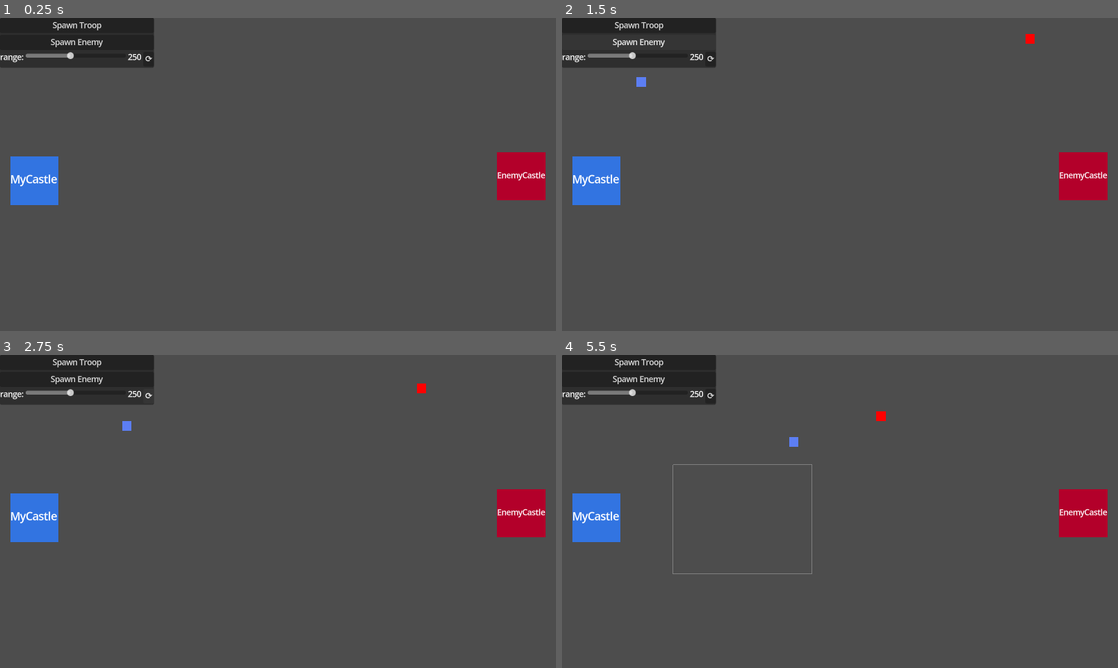
Above: before the commit, frames 1-4 (two rows, left to right).
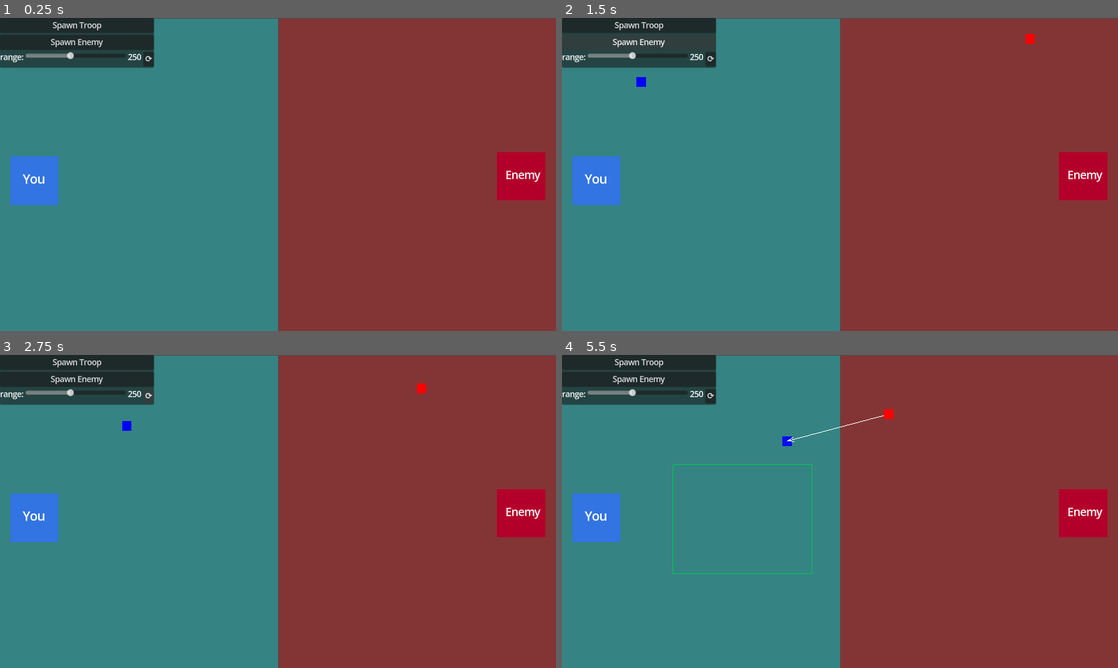
Above: after the commit, the same moments.

Repository: hpi-swa-lab/godot-pronto
Game: Godot game, scene res://prototypes/i4w1-jf-tower-defense/tower-defense.tscn
Same seed, same stepped clock (60 frames per second), same inputs: the game is played once before the commit and once after it. The project has no main scene, so this scene is started directly.
Inputs (mouse positions are in pixels of both pictures, inside the frame that each line leads up to):
- Up to frame 1 (0.25 s): no input
- Up to frame 2 (1.5 s): click "Spawn Troop" at 0.5 s; click "Spawn Enemy" at 1.25 s
- Up to frame 3 (2.75 s): click "⟳" at 2 s
- Up to frame 4 (5.5 s): tap Enter (ui_accept) at 2.75, 3.02 s; move the mouse to (962, 495) at 2.77 s; hold Right (ui_right) 2.78-3.5 s; tap J at 2.85 s; click (962, 495) at 2.92 s; drag from (728, 527) to (812, 574) at 3.52 s; move the mouse to (895, 442) at 4.27 s; hold Left (ui_left) 4.28-5 s; tap I at 4.35 s; click (895, 442) at 4.42 s; drag from (812, 574) to (673, 464) at 5.02 s

The runs differ from the first frame. In frame 1, 93% of the frame differs, in the area x 0-100%, y 0-100%; in frame 2, 93%; in frame 3, 93%; in frame 4, 93%.

Commit message:
add attacking logic and arrows between fighting troops

Diff:
--- a/prototypes/i4w1-jf-tower-defense/Enemy.gd
+++ b/prototypes/i4w1-jf-tower-defense/Enemy.gd
@@ -1,25 +1,87 @@
 extends CharacterBody2D
 
 @export var speed = 50
+
 @export var health = 100
-@export var demage = 10
+var max_health: float
+
+@export var damage = 10
 @onready var nav_agent := $NavigationAgent2D as NavigationAgent2D
-@export var target: Node2D
+@export var target_location: Node2D
+@export var color: Color
+
+var dead_color: Color
+
+var last_target_position: Vector2
+
+var target: CharacterBody2D = null
+var attacker: CharacterBody2D = null
 
 func _physics_process(delta):
 	var dir = to_local(nav_agent.get_next_path_position()).normalized()
 	velocity = dir * speed
 	move_and_slide()
+	check_if_target_out_of_dist()
+	queue_redraw()
+	update_color()
+
+func update_color():
+	get_node("Placeholder").color = color.lerp(dead_color, 1 - (health / max_health))
+
+func _draw() -> void:
+	if target != null:
+		var target_pos = target.global_position - self.global_position
+		var clr = Color.WHITE
+		draw_line(Vector2.ZERO, target_pos, clr)
+		var head : Vector2 = -target_pos.normalized() * 15
+		draw_line(target_pos, target_pos + head.rotated(0.3), clr)
+		draw_line(target_pos, target_pos + head.rotated(-0.3), clr)
 
 func _ready():
-	if target:
-		set_move_target(target.global_position)
+	dead_color = Color(color.r, color.g, color.b, 0.0)
+	max_health = health
+	if target_location:
+		set_move_target(target_location.global_position)
+	else:
+		set_move_target(self.global_position)
+
+func reset_target():
+	target = null
+	resume_moving()
+
+func check_if_target_out_of_dist():
+	if target != null and self.global_position.distance_to(target.global_position) > G.at("range"):
+		reset_target()
+
+func die():
+	if attacker != null:
+		attacker.reset_target()
+	queue_free()
+
+func set_attacker(node: CharacterBody2D):
+	attacker = node
+	attacker.target = self
+	attacker.stop_moving()
+	stop_moving()
+
+func attacker_in_range(node: CharacterBody2D):
+	if node.target == null:
+		set_attacker(node)
+	if node.target == self:
+		apply_damage(attacker.damage)
+
+func apply_damage(amount: float):
+	print("take damage")
+	health = max(0, health - amount)
+	if health == 0:
+		die()
+
+func stop_moving():
+	nav_agent.target_position = self.global_position
+
+func resume_moving():
+	nav_agent.target_position = last_target_position
 
 func set_move_target(position: Vector2):
 	nav_agent.target_position = position
-
-func damage(amount: float):
-	print("take damage")
-	health = max(0, health - amount)
-	if health == 0:
-		queue_free()
+	last_target_position = position
--- a/prototypes/i4w1-jf-tower-defense/tower-defense.gd
+++ b/prototypes/i4w1-jf-tower-defense/tower-defense.gd
@@ -15,7 +15,8 @@
 				drag_start = event.position
 			else:
 				for item in selected:
-					item.set_move_target(event.position)
+					if item != null:
+						item.set_move_target(event.position)
 				selected = []
 		elif dragging:
 			dragging = false
@@ -39,7 +40,7 @@
 func _draw():
 	if dragging:
 		draw_rect(Rect2(drag_start, get_global_mouse_position() - drag_start),
-				Color(.5, .5, .5), false)
+				Color("03b100"), false)
 
 # Called when the node enters the scene tree for the first time.
 func _ready():
--- a/prototypes/i4w1-jf-tower-defense/tower-defense.tscn
+++ b/prototypes/i4w1-jf-tower-defense/tower-defense.tscn
@@ -70,7 +70,7 @@
 extends U
 @warning_ignore(\"unused_parameter\")
 func run(from, to):
-	return func(from, node): node.damage(from.get_parent().damage)
+	return func(from, node): node.attacker_in_range(from.get_parent())
 "
 
 [sub_resource type="Resource" id="Resource_kniyk"]
@@ -131,6 +131,86 @@
 deferred = false
 enabled = true
 
+[sub_resource type="GDScript" id="GDScript_bcrhr"]
+script/source = "@tool
+extends U
+@warning_ignore(\"unused_parameter\")
+func run(from, to):
+	return \"troop\"
+"
+
+[sub_resource type="Resource" id="Resource_s8ch6"]
+script = ExtResource("4_gmxrw")
+nested_script = SubResource("GDScript_bcrhr")
+argument_names = ["from", "to"]
+return_value = true
+
+[sub_resource type="GDScript" id="GDScript_j5up4"]
+script/source = "@tool
+extends U
+@warning_ignore(\"unused_parameter\")
+func run(from, to):
+	return func(from, node): node.attacker_in_range(from.get_parent())
+"
+
+[sub_resource type="Resource" id="Resource_lesna"]
+script = ExtResource("4_gmxrw")
+nested_script = SubResource("GDScript_j5up4")
+argument_names = ["from", "to"]
+return_value = true
+
+[sub_resource type="GDScript" id="GDScript_kv6wp"]
+script/source = "@tool
+extends U
+@warning_ignore(\"unused_parameter\")
+func run(from, to):
+	return get_parent().global_position
+"
+
+[sub_resource type="Resource" id="Resource_cls0h"]
+script = ExtResource("4_gmxrw")
+nested_script = SubResource("GDScript_kv6wp")
+argument_names = ["from", "to"]
+return_value = true
+
+[sub_resource type="GDScript" id="GDScript_o6bbw"]
+script/source = "@tool
+extends U
+@warning_ignore(\"unused_parameter\")
+func run(from, to):
+	return G.at(\"range\")
+"
+
+[sub_resource type="Resource" id="Resource_2m3kv"]
+script = ExtResource("4_gmxrw")
+nested_script = SubResource("GDScript_o6bbw")
+argument_names = ["from", "to"]
+return_value = true
+
+[sub_resource type="GDScript" id="GDScript_08htg"]
+script/source = "@tool
+extends U
+@warning_ignore(\"unused_parameter\")
+func run(from, to):
+	return true
+"
+
+[sub_resource type="Resource" id="Resource_lpf8q"]
+script = ExtResource("4_gmxrw")
+nested_script = SubResource("GDScript_08htg")
+argument_names = ["from", "to"]
+return_value = true
+
+[sub_resource type="Resource" id="Resource_hbtlc"]
+script = ExtResource("4_0nawf")
+signal_name = "elapsed"
+to = NodePath("../SceneRoot")
+invoke = "apply_within_dist"
+arguments = [SubResource("Resource_s8ch6"), SubResource("Resource_lesna"), SubResource("Resource_cls0h"), SubResource("Resource_2m3kv")]
+only_if = SubResource("Resource_lpf8q")
+deferred = false
+enabled = true
+
 [sub_resource type="GDScript" id="GDScript_in53g"]
 script/source = "@tool
 extends U
@@ -201,12 +281,28 @@
 [node name="Node2D" type="Node2D"]
 script = ExtResource("1_wa5o0")
 
+[node name="BlueField" type="Area2D" parent="."]
+position = Vector2(288, 326)
+
+[node name="Placeholder" type="Node2D" parent="BlueField"]
+script = ExtResource("1_5i2nd")
+color = Color(0, 1, 1, 0.305882)
+placeholder_size = Vector2(575, 650)
+
+[node name="BlueField2" type="Area2D" parent="."]
+position = Vector2(865, 326)
+
+[node name="Placeholder" type="Node2D" parent="BlueField2"]
+script = ExtResource("1_5i2nd")
+color = Color(1, 0, 0, 0.305882)
+placeholder_size = Vector2(575, 650)
+
 [node name="MyCastle" type="StaticBody2D" parent="."]
 position = Vector2(71, 337)
 
 [node name="Placeholder" type="Node2D" parent="MyCastle"]
 script = ExtResource("1_5i2nd")
-label = "MyCastle"
+label = "    You"
 color = Color(0.196078, 0.454902, 0.882353, 1)
 placeholder_size = Vector2(100, 100)
 
@@ -215,7 +311,7 @@
 
 [node name="Placeholder" type="Node2D" parent="EnemyCastle"]
 script = ExtResource("1_5i2nd")
-label = "EnemyCastle"
+label = "   Enemy"
 color = Color(0.701961, 0, 0.164706, 1)
 placeholder_size = Vector2(100, 100)
 
@@ -224,15 +320,16 @@
 script = ExtResource("2_2kynd")
 metadata/pronto_connections = [SubResource("Resource_u03uj")]
 
-[node name="Troop" type="CharacterBody2D" parent="Spawner" node_paths=PackedStringArray("target") groups=["selectable"]]
+[node name="Troop" type="CharacterBody2D" parent="Spawner" node_paths=PackedStringArray("target_location") groups=["selectable", "troop"]]
 position = Vector2(33, 40)
 script = ExtResource("5_lwmg1")
 speed = 80
-target = NodePath("../../EnemyCastle")
+target_location = NodePath("../../EnemyCastle")
+color = Color(0, 0, 1, 1)
 
 [node name="Placeholder" type="Node2D" parent="Spawner/Troop"]
 script = ExtResource("1_5i2nd")
-color = Color(0.360784, 0.494118, 0.952941, 1)
+color = Color(0, 0, 1, 1)
 
 [node name="NavigationAgent2D" type="NavigationAgent2D" parent="Spawner/Troop"]
 avoidance_enabled = true
@@ -255,11 +352,13 @@
 script = ExtResource("2_2kynd")
 metadata/pronto_connections = [SubResource("Resource_u03uj")]
 
-[node name="Enemy" type="CharacterBody2D" parent="EnemySpawner" node_paths=PackedStringArray("target") groups=["enemy"]]
+[node name="Enemy" type="CharacterBody2D" parent="EnemySpawner" node_paths=PackedStringArray("target_location") groups=["enemy", "selectable"]]
 position = Vector2(33, 40)
 script = ExtResource("5_lwmg1")
 speed = 80
-target = NodePath("../../MyCastle")
+health = 50
+target_location = NodePath("../../MyCastle")
+color = Color(1, 0, 0, 1)
 
 [node name="Placeholder" type="Node2D" parent="EnemySpawner/Enemy"]
 script = ExtResource("1_5i2nd")
@@ -270,6 +369,16 @@
 radius = 114.6
 
 [node name="NavigationObstacle2D" type="NavigationObstacle2D" parent="EnemySpawner/Enemy"]
+
+[node name="Clock" type="Node2D" parent="EnemySpawner/Enemy"]
+position = Vector2(38, -15)
+script = ExtResource("7_s3v3w")
+trigger_interval_in_seconds = 1.0
+metadata/pronto_connections = [SubResource("Resource_hbtlc")]
+
+[node name="SceneRoot" type="Node2D" parent="EnemySpawner/Enemy"]
+position = Vector2(28, 20)
+script = ExtResource("8_2r0ku")
 
 [node name="PanelContainer" type="PanelContainer" parent="."]
 offset_right = 319.0
Not shown: 1 places in prototypes/i4w1-jf-tower-defense/tower-defense.tscn that only renumber resources
